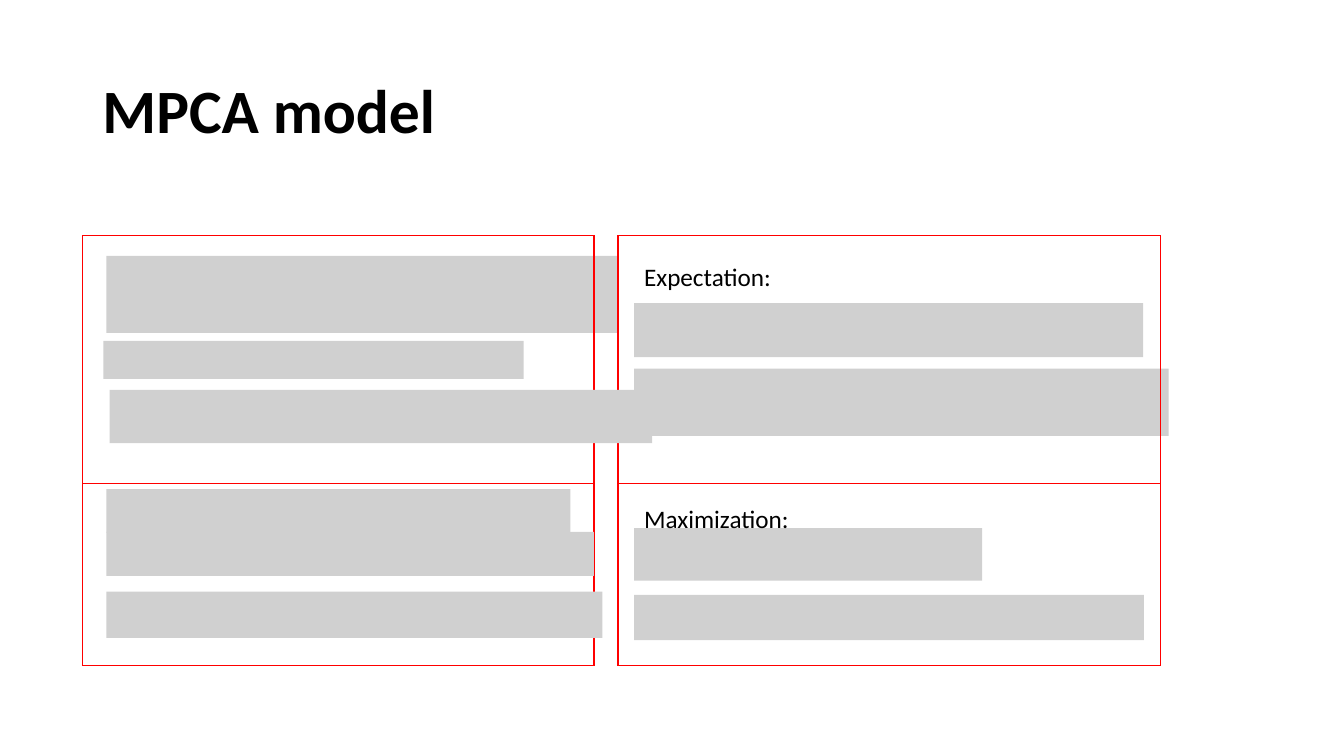
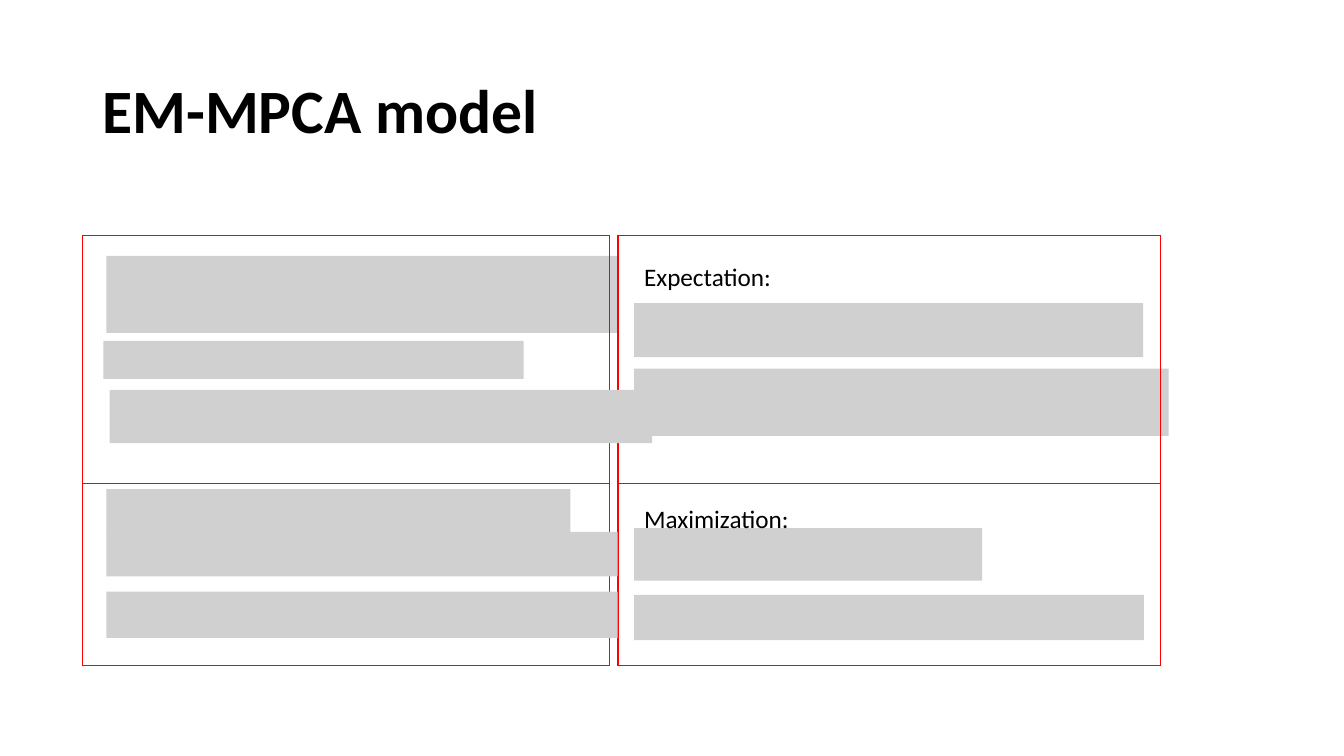
Before and after one commit to sabid-cryoem/sabid-cryoem.github.io, a slide deck: slide 19 of assets/slides/Directly reconstructing principal components of 3D protein structure density map from 2D cryo-EM projection images by 2SDR method.pptx (slide 22 before the commit). Drawn at 1344x756 pixels with LibreOffice and Linux fonts; fonts in the diff are those of the drawing; grey boxes stand for pictures. Boxes give left, top, right and bottom in pixels: in the first picture for what was removed or moved away, otherwise in the second. Text is boxed around its words. In the diff, an @@ line names an element or a change of style, - is before the commit and + after.

```diff
--- a/assets/slides/Directly reconstructing principal components of 3D protein structure density map from 2D cryo-EM projection images by 2SDR method.pptx
+++ b/assets/slides/Directly reconstructing principal components of 3D protein structure density map from 2D cryo-EM projection images by 2SDR method.pptx
@@ title at (102,89,537,134): text changed @@
-MPCA model
+EM-MPCA model
@@ rectangle: place and size @@
-rectangle at (83,236,594,665)
+rectangle at (83,236,610,665)
@@ line moved from (83, 483) - (594, 483) to (83, 483) - (610, 483) @@
@@ picture: place and size @@
-picture at (107,532,595,577)
+picture at (107,532,618,577)
@@ picture: place and size @@
-picture at (107,592,603,638)
+picture at (107,592,618,638)
```
Also in this commit, not shown: 10 other slides changed, 10 slides added, 6 slides removed, 1 other file.
